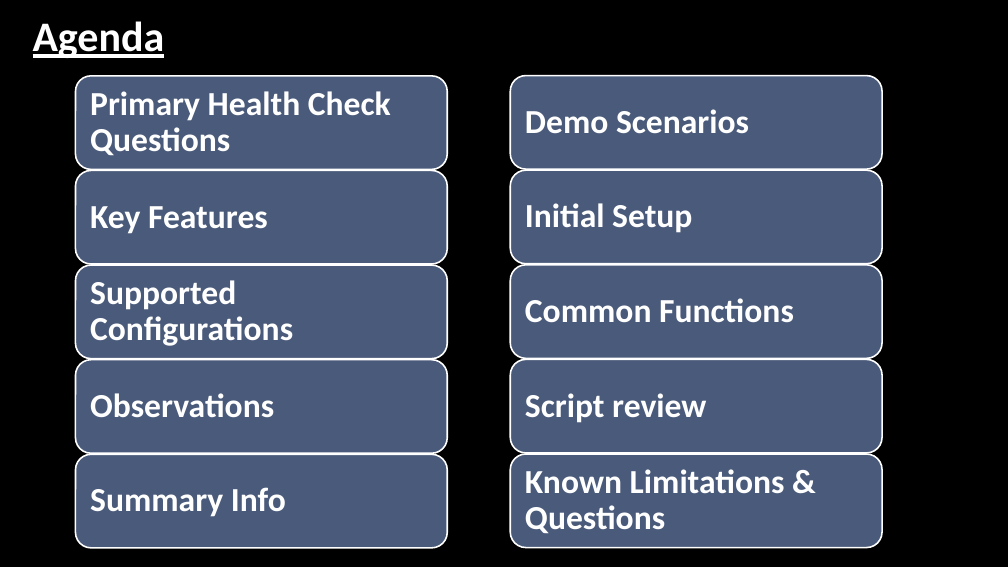
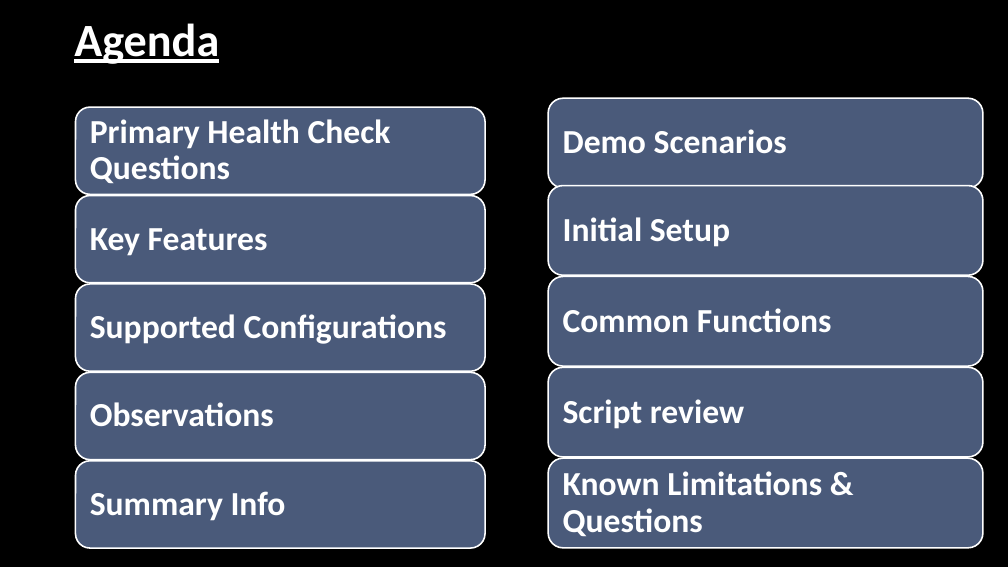
Before and after one commit to hedaprakash/SQLHealthCheck, a slide deck: slide 6 of Consolidated Essential Performance Health Check using PowerShell.pptx (slide 4 before the commit). Drawn at 1008x567 pixels with LibreOffice and Linux fonts; fonts in the diff are those of the drawing; background and template pictures are left out. Boxes give left, top, right and bottom in pixels: in the first picture for what was removed or moved away, otherwise in the second. Text is boxed around its words. In the diff, an @@ line names an element or a change of style, - is before the commit and + after.

```diff
--- a/Consolidated Essential Performance Health Check using PowerShell.pptx
+++ b/Consolidated Essential Performance Health Check using PowerShell.pptx
@@ rectangle "Agenda" at bbox=[25, 6, 872, 50]: size 40 to 44 pt @@
@@ rounded rectangle: place and size @@
-rounded rectangle at bbox=[76, 76, 448, 169]
+rounded rectangle at bbox=[76, 107, 485, 194]
@@ text "Primary Health Check Questions": place and size @@
-text "Primary Health Check Questions" at bbox=[90, 91, 391, 155]
+text "Primary Health Check Questions" at bbox=[90, 119, 391, 183]
@@ rounded rectangle: place and size @@
-rounded rectangle at bbox=[510, 76, 882, 169]
+rounded rectangle at bbox=[548, 98, 983, 188]
@@ text "Demo Scenarios": place and size @@
-text "Demo Scenarios" at bbox=[525, 109, 749, 134]
+text "Demo Scenarios" at bbox=[563, 129, 787, 154]
@@ rounded rectangle: place and size @@
-rounded rectangle at bbox=[76, 170, 448, 264]
+rounded rectangle at bbox=[76, 196, 485, 283]
@@ text "Key Features": place and size @@
-text "Key Features" at bbox=[90, 206, 268, 234]
+text "Key Features" at bbox=[90, 228, 268, 256]
@@ rounded rectangle: place and size @@
-rounded rectangle at bbox=[510, 170, 882, 264]
+rounded rectangle at bbox=[548, 185, 983, 275]
@@ text "Initial Setup": place and size @@
-text "Initial Setup" at bbox=[525, 203, 692, 233]
+text "Initial Setup" at bbox=[563, 217, 730, 247]
@@ rounded rectangle: place and size @@
-rounded rectangle at bbox=[76, 265, 448, 359]
+rounded rectangle at bbox=[76, 284, 485, 371]
@@ text "Supported Configurations" rewrapped from bbox=[90, 280, 293, 346] to bbox=[90, 314, 447, 344] @@
@@ rounded rectangle: place and size @@
-rounded rectangle at bbox=[510, 265, 882, 358]
+rounded rectangle at bbox=[548, 277, 983, 367]
@@ text "Common Functions": place and size @@
-text "Common Functions" at bbox=[525, 298, 794, 323]
+text "Common Functions" at bbox=[563, 308, 832, 333]
@@ rounded rectangle: place and size @@
-rounded rectangle at bbox=[76, 360, 448, 454]
+rounded rectangle at bbox=[76, 373, 485, 460]
@@ text "Observations": place and size @@
-text "Observations" at bbox=[90, 393, 274, 418]
+text "Observations" at bbox=[90, 402, 274, 427]
@@ rounded rectangle: place and size @@
-rounded rectangle at bbox=[510, 359, 882, 453]
+rounded rectangle at bbox=[548, 368, 983, 457]
@@ text "Script review": place and size @@
-text "Script review" at bbox=[525, 393, 706, 423]
+text "Script review" at bbox=[563, 399, 744, 429]
@@ rounded rectangle: place and size @@
-rounded rectangle at bbox=[76, 454, 448, 548]
+rounded rectangle at bbox=[76, 461, 485, 548]
@@ text "Summary Info": place and size @@
-text "Summary Info" at bbox=[90, 487, 286, 517]
+text "Summary Info" at bbox=[90, 491, 286, 521]
@@ rounded rectangle: place and size @@
-rounded rectangle at bbox=[510, 454, 882, 548]
+rounded rectangle at bbox=[548, 458, 983, 548]
@@ text "Known Limitations & Questions": place and size @@
-text "Known Limitations & Questions" at bbox=[525, 469, 785, 533]
+text "Known Limitations & Questions" at bbox=[563, 471, 822, 536]
```
Also in this commit, not shown: 12 other slides changed, 2 slides added, 6 other files.
